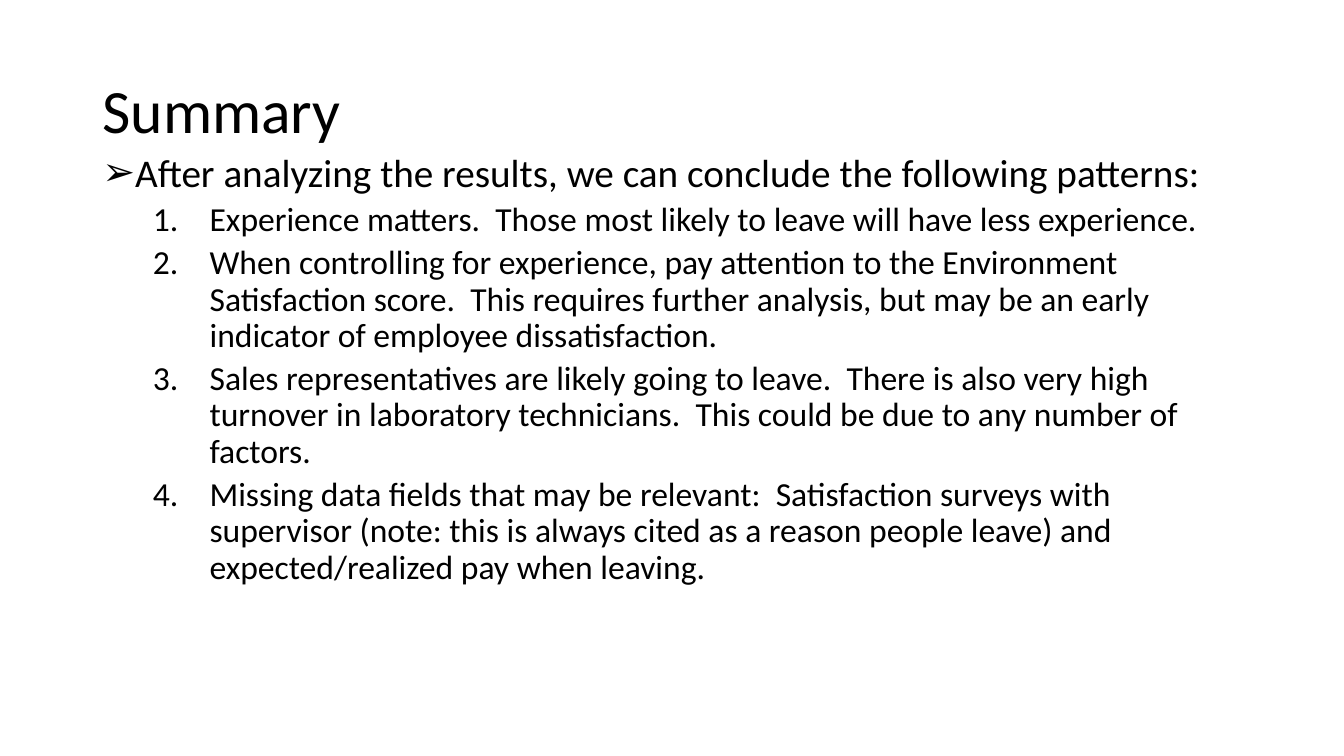
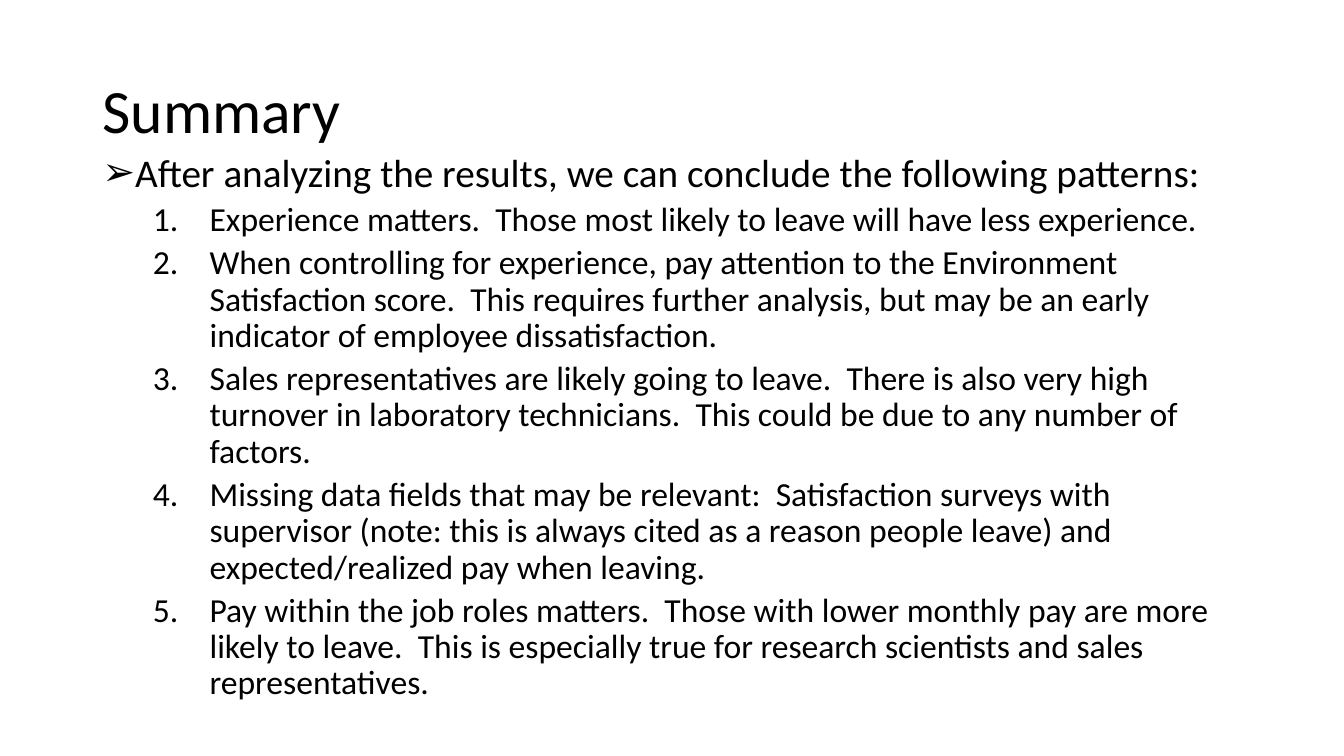
Before and after one commit to bdelahoussaye/CaseStudy2, a slide deck: slide 19 of Final Presentation_TEAM VARIANCE 6306.pptx (slide 16 before the commit). Drawn at 1344x756 pixels with LibreOffice and Linux fonts; fonts in the diff are those of the drawing. Boxes give left, top, right and bottom in pixels: in the first picture for what was removed or moved away, otherwise in the second. Text is boxed around its words. In the diff, an @@ line names an element or a change of style, - is before the commit and + after.

```diff
--- a/Final Presentation_TEAM VARIANCE 6306.pptx
+++ b/Final Presentation_TEAM VARIANCE 6306.pptx
@@ text at (210, 598, 1209, 700): paragraph added @@
+  5. Pay within the job roles matters. Those with lower monthly pay are more likely to leave. This is especially true for research scientists and sales representatives.
```
Also in this commit, not shown: 1 other slide changed, 3 slides added, 2 other files.
